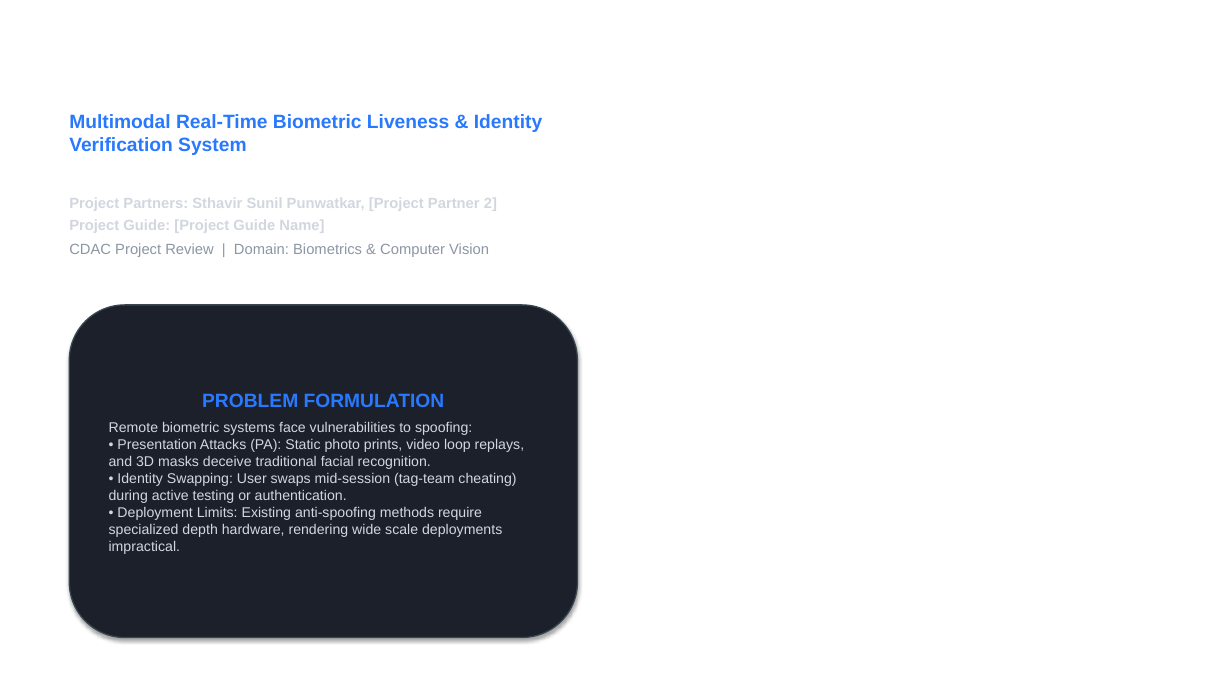
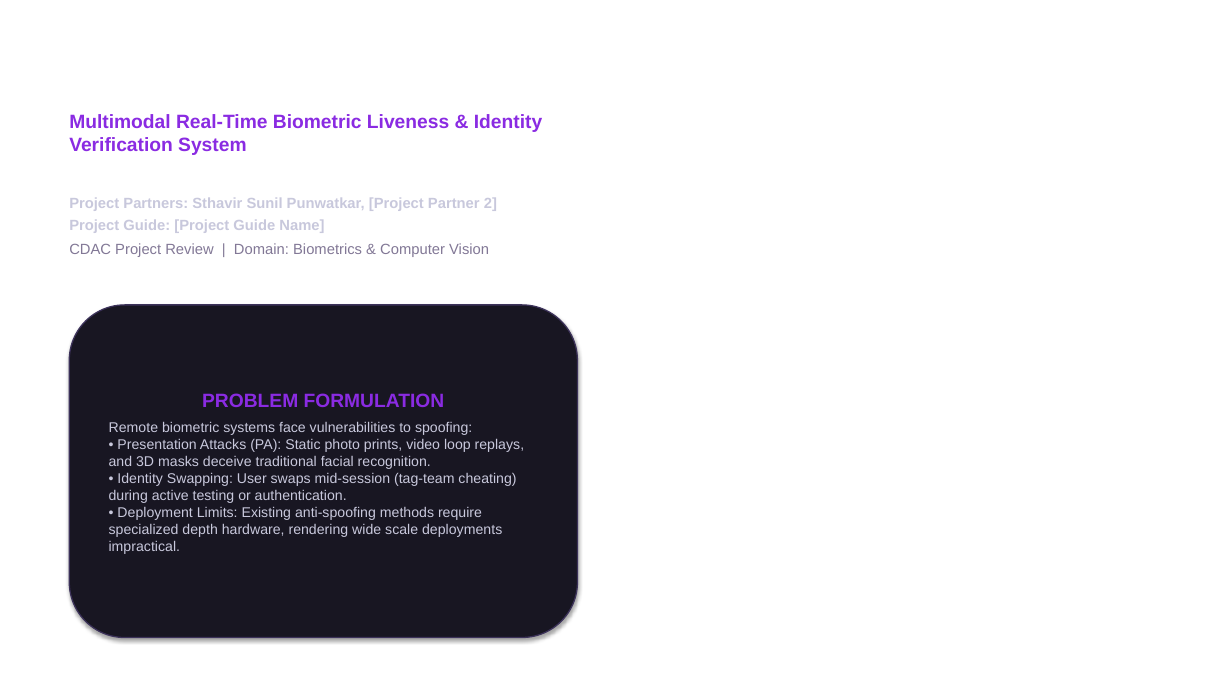
Before and after one commit to sthavirpunwatkar/SHIELD-Secure-Human-Identity-Liveness-Evaluation-Detection, a slide deck: slide 1 of reports/cdac_project_review.pptx. Drawn at 1232x693 pixels with LibreOffice and Linux fonts; fonts in the diff are those of the drawing; background and template pictures are left out. Boxes give left, top, right and bottom in pixels: in the first picture for what was removed or moved away, otherwise in the second. Text is boxed around its words. In the diff, an @@ line names an element or a change of style, - is before the commit and + after.

```diff
--- a/reports/cdac_project_review.pptx
+++ b/reports/cdac_project_review.pptx
@@ text at (69,114,542,155): text colour #2979FF to #8A2BE2 @@
@@ text "Project Partners: Sthavir Sunil Punwatkar, ..." at (69,198,497,257): text colour #D2D7DF to #C8C8DC in "Project Partners: Sthavir Sunil Punwatkar, [Project Partner ...", "Project Guide: [Project Guide Name]"; text colour #8C96A5 to #827896 in "CDAC Project Review | Domain: Biometrics & ..." @@
@@ rounded rectangle "PROBLEM FORMULATION" at (69,305,578,638): text colour #2979FF to #8A2BE2 in "PROBLEM FORMULATION"; text colour #D2D7DF to #C8C8DC; fill #1C202A to #181622; outline #37474F 1 pt to #3C325A 1 pt @@
```
Also in this commit, not shown: 5 other slides changed, 1 slide added, 1 slide removed, 4 other files.
